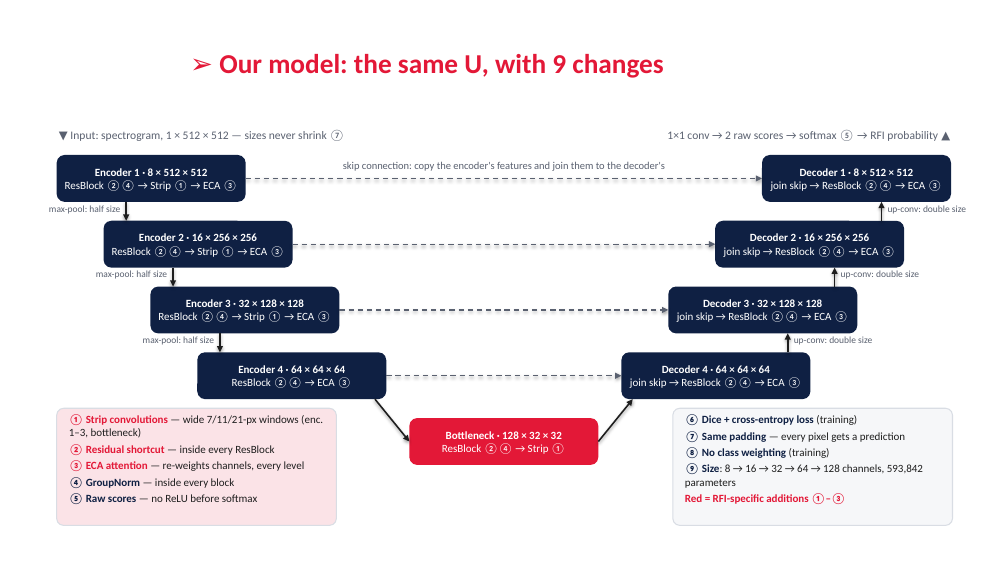
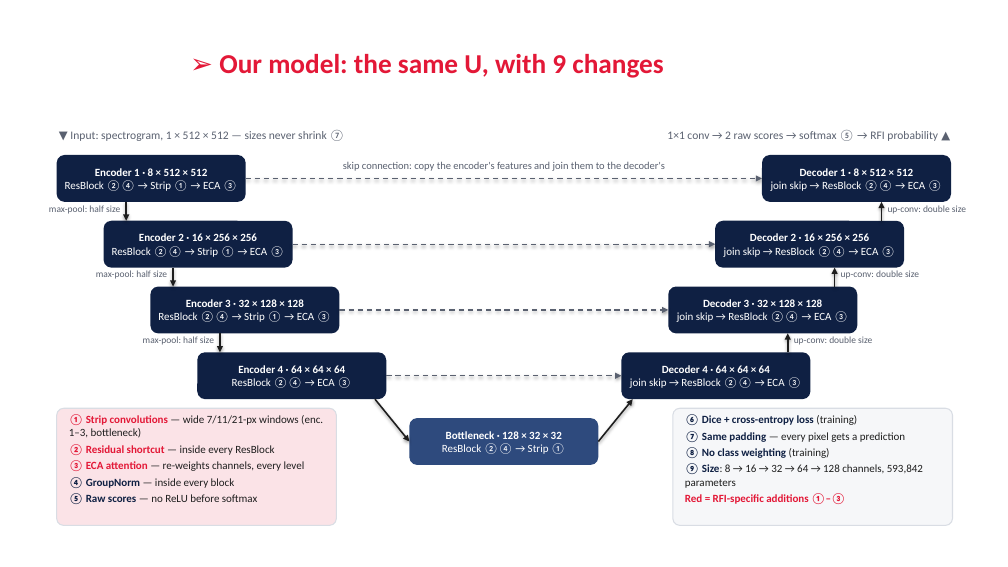
Before and after one commit to RonakSinghRaina/MP, a slide deck: slide 2 of Hybrid_Model_Schematic.pptx. Drawn at 1008x567 pixels with LibreOffice and Linux fonts; fonts in the diff are those of the drawing; background and template pictures are left out. Boxes give left, top, right and bottom in pixels: in the first picture for what was removed or moved away, otherwise in the second. Text is boxed around its words. In the diff, an @@ line names an element or a change of style, - is before the commit and + after.

```diff
--- a/Hybrid_Model_Schematic.pptx
+++ b/Hybrid_Model_Schematic.pptx
@@ rounded rectangle "Bottleneck · 128 × 32 ..." at (410,418,599,465): fill #E31837 to #2E4A7D @@
```
Also in this commit, not shown: 2 other files.
